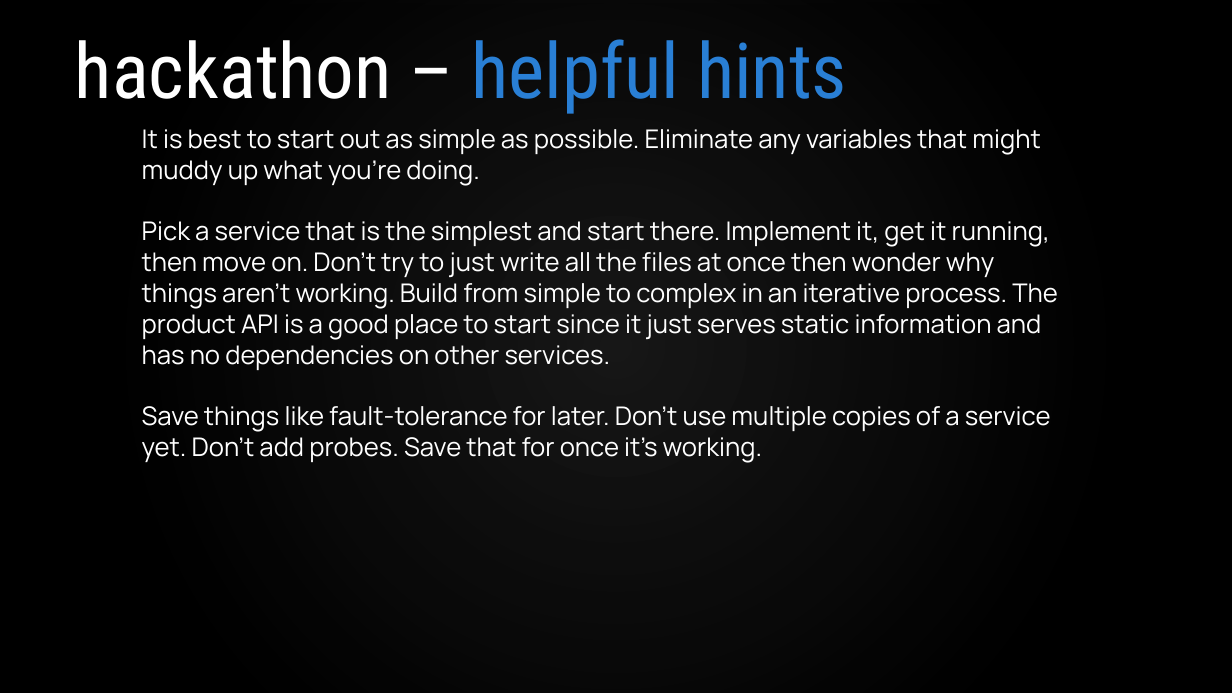
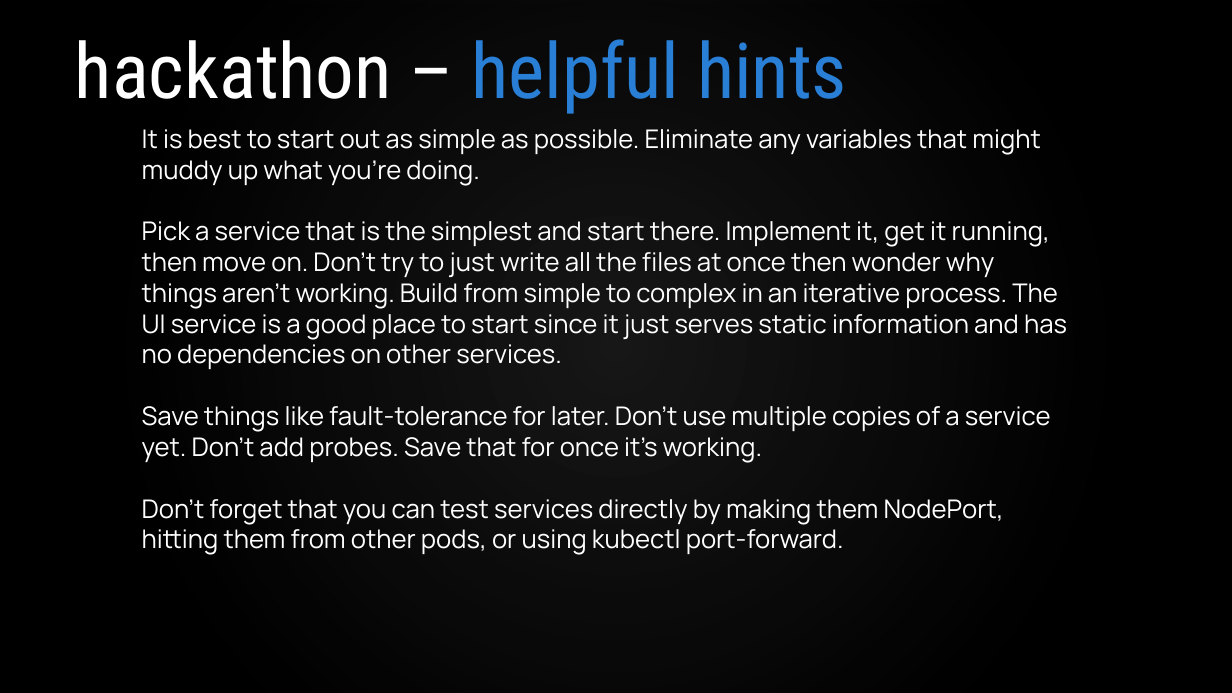
Before and after one commit to VergeOps/k8s-rvstore, a slide deck: slide 8 of rvstore_hackathon/K8s-RV Store Hackathon.pptx. Drawn at 1232x693 pixels with LibreOffice and Linux fonts; fonts in the diff are those of the drawing; background and template pictures are left out. Boxes give left, top, right and bottom in pixels: in the first picture for what was removed or moved away, otherwise in the second. Text is boxed around its words. In the diff, an @@ line names an element or a change of style, - is before the commit and + after.

Commit message:
Updated hackathon slide deck

```diff
--- a/rvstore_hackathon/K8s-RV Store Hackathon.pptx
+++ b/rvstore_hackathon/K8s-RV Store Hackathon.pptx
@@ text at box(142, 221, 1067, 369): text changed @@
-Pick a service that is the simplest and start there. Implement it, get it running, then move on. Don’t try to just write all the files at once then wonder why things aren’t working. Build from simple to complex in an iterative process. The product API is a good place to start since it just serves static information and has no dependencies on other services.
+Pick a service that is the simplest and start there. Implement it, get it running, then move on. Don’t try to just write all the files at once then wonder why things aren’t working. Build from simple to complex in an iterative process. The UI service is a good place to start since it just serves static information and has no dependencies on other services.
@@ text at box(142, 499, 1004, 555): paragraph added @@
+Don’t forget that you can test services directly by making them NodePort, hitting them from other pods, or using kubectl port-forward.
```
Also in this commit, not shown: 4 other slides changed, 1 other file.
